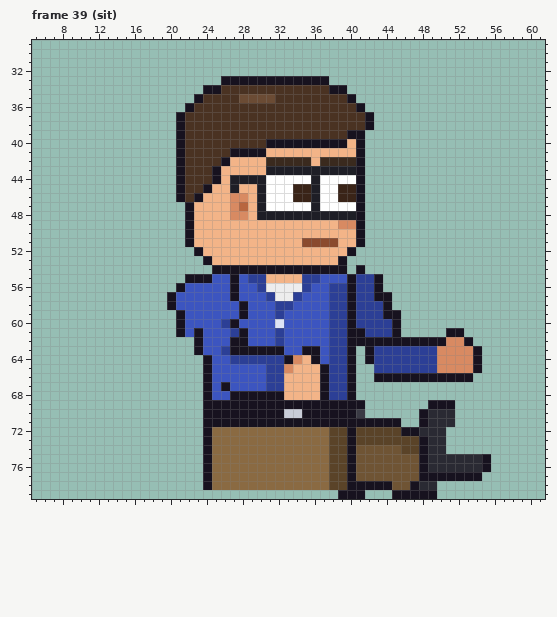
A pixel-art file gets an edit: sprites/staff/office_dan_right_anim.aseprite. That is the earlier state.
64x80 pixels, 85 frames. Colours within 5 levels of each other are drawn and written as one. Shown: frame 39 (sit): x 5..61, y 29..79. The commit also changed other frames, which this record leaves out.
New version:
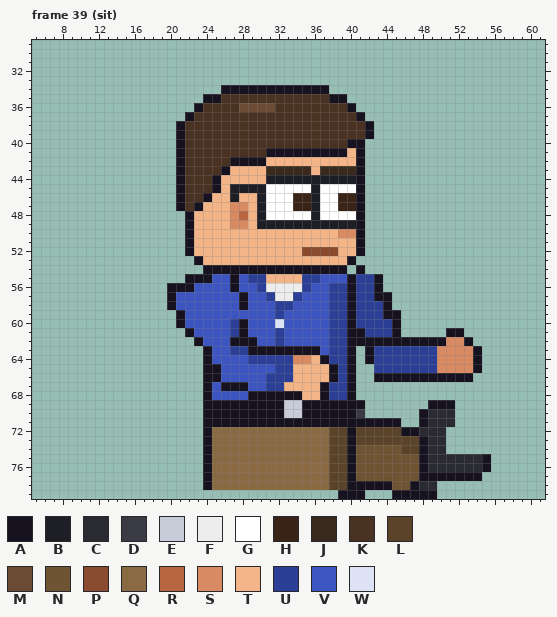
Palette (. is transparent): A #17121f  B #1e1e26  C #2a2a33  D #3a3a44  E #c8ccd8  F #ededed  G #ffffff  H #3a2418  J #3a2a1e  K #4a3222  L #5a4328  M #6b4b34  N #6f5434  P #8a4a2e  Q #8a6a42  R #b8663f  S #d88a62  T #f3b488  U #2c3f96  V #3c55c0  W #dde3f5
Changes in this commit:
Changed rows in their new state; - is an unchanged pixel.
Frame 39 (sit):
first column x 20:
33 ------............-----
34 ----..AAAAAAAAAAAA..---
35 ---.AA--KKKK------AA.--
36 --.A----MMMM--------A.-
37 -.A------------------A.
39 --------------------KKA
40 -----------KKKKKKKKKA--
41 -------KKKKAAAAAAAAA---
42 ------KAAAATTTTT-TTTT--
43 -----KA----JJJJJTJJJJ--
44 -------TTTTBBBBB-BBBB--
45 ----KA--BB----GG---GG--
46 ---KA--BT--------------
47 -AKA----S-----HH---HH--
48 --------R--GGGGG-GGGG--
49 -------SS-BBBBBBBBBBB--
50 -------------------SS--
51 ---------------TTTT----
52 --AT-----------PPPP-TA-
53 ---AT--------------TA--
54 ----A------------------
56 A-A--------------------
57 -------VA--------------
59 --------V--------------
60 ------VUA--------------
61 -.AV-------------------
62 ---------A-------------
63 ---.A-VUU----AA--------
64 -------VV----U-STA-----
65 -----A-----V-U---TA----
66 -----A-------U---TA----
67 -------AA--------------
68 -------VV----AA--------
69 -------------EE--------
Boxes around the changes in both pictures, in picture pixels (x1, y1, x2, y2):
changed: (167, 76, 374, 409)
